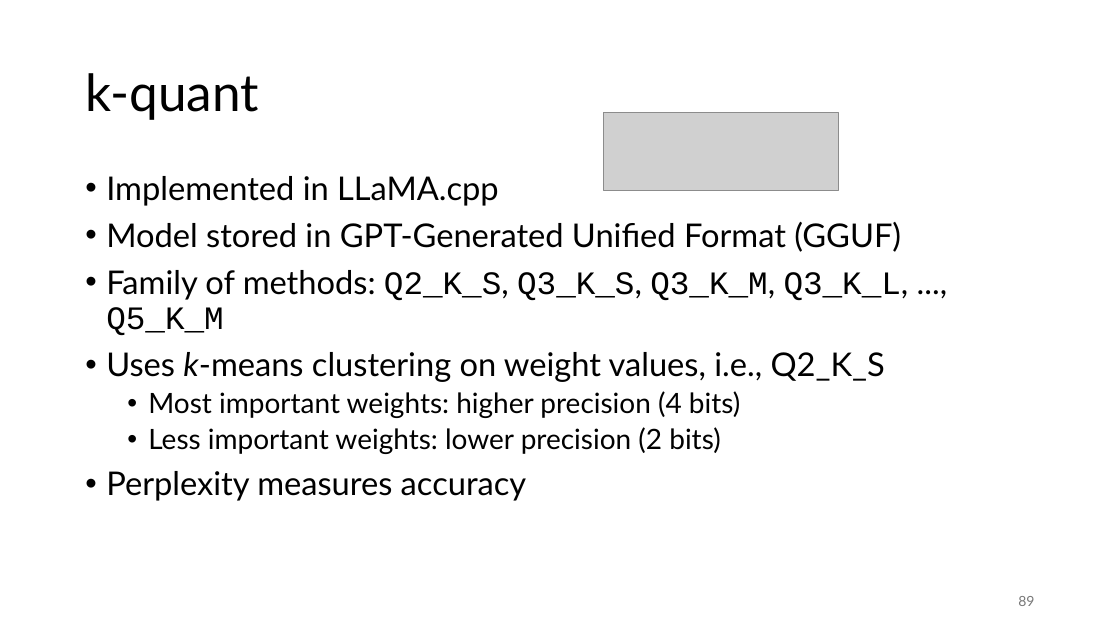
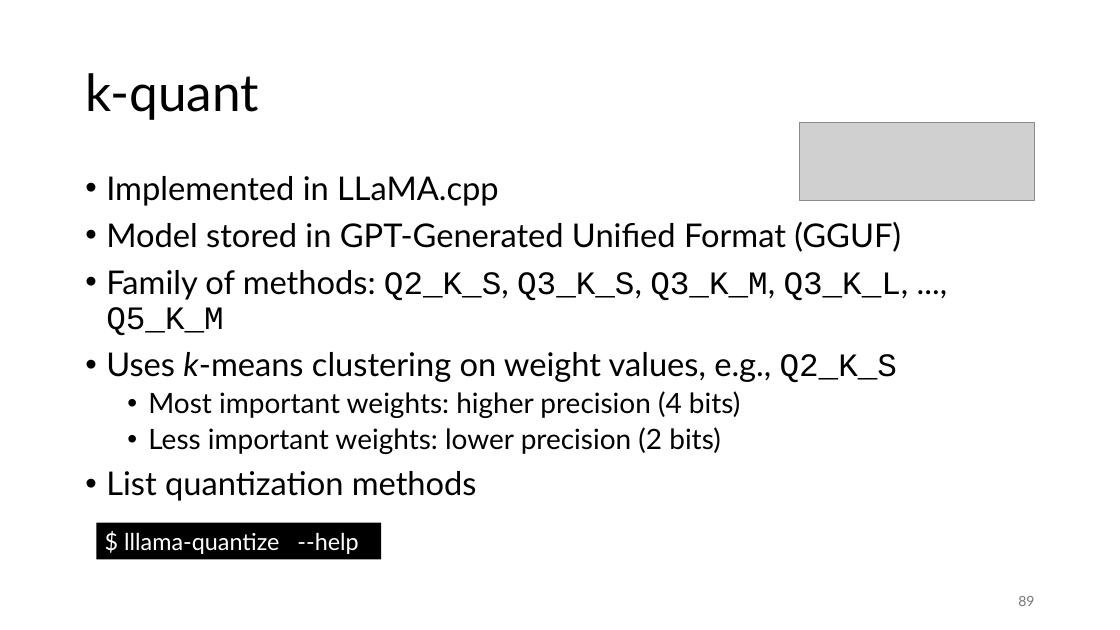
Before and after one commit to gjbex/Deploying-LLMs-locally, a slide deck: slide 89 of local_LLMs.pptx. Drawn at 1120x630 pixels with LibreOffice and Linux fonts; fonts in the diff are those of the drawing; grey boxes stand for pictures. Boxes give left, top, right and bottom in pixels: in the first picture for what was removed or moved away, otherwise in the second. Text is boxed around its words. In the diff, an @@ line names an element or a change of style, - is before the commit and + after.

Commit message:
Add slides on quantization

```diff
--- a/local_LLMs.pptx
+++ b/local_LLMs.pptx
@@ picture: place and size @@
-picture at (603,112,838,190)
+picture at (800,123,1034,201)
@@ text at (106,352,897,382): text changed @@
-• Uses k-means clustering on weight values, i.e., Q2_K_S
+• Uses k-means clustering on weight values, e.g., Q2_K_S
@@ text at (106,471,477,501): text changed @@
-• Perplexity measures accuracy
+• List quantization methods
@@ rectangle added at (97,523,381,560), fill #000000, 20 pt, text #FFFFFF @@
+$ lllama-quantize --help
```
Also in this commit, not shown: 1 other slide changed, 4 slides added.
